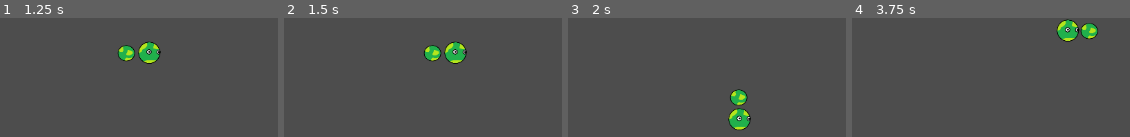
Above: before the commit, frames 1-4 (left to right).
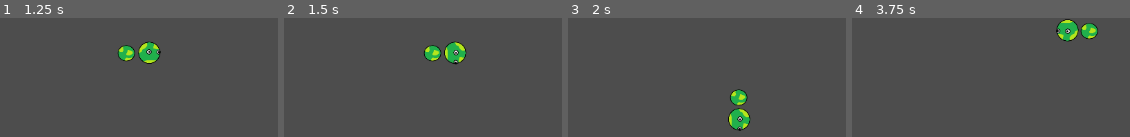
Above: after the commit, the same moments.

Repository: SonOchka/Snake
Game: Godot game, scene res://snake.tscn
Two runs of this game, one before a commit and one after it. Both use one fixed random seed, a clock stepped at 60 frames per second and the inputs below. The project has no main scene, so this scene is started directly.
Inputs:
- Up to frame 1 (1.25 s): hold Right (ui_right) from 0.53 s (still down)
- Up to frame 2 (1.5 s): release Right (ui_right) at 1.28 s; hold Down (ui_down) from 1.28 s (still down)
- Up to frame 3 (2 s): keep holding Down (ui_down)
- Up to frame 4 (3.75 s): release Down (ui_down) at 2.03 s; hold Right (ui_right) 2.03-2.78 s; hold Up (ui_up) 2.78-3.53 s; hold Left (ui_left) from 3.53 s (still down)

Frame 1 is identical in both runs. In frame 2, 0.6% of the frame differs, in the area x 57-66%, y 20-38%; in frame 3, 0.6%; in frame 4, 0.8%, in the area x 73-83%, y 0-21%.

Commit message:
Добавляет вращение головы в сторону движения

Diff:
--- a/head.gd
+++ b/head.gd
@@ -45,6 +45,19 @@
 	elif Input.is_action_just_pressed("ui_right") and current_direction != Direction.LEFT:
 		next_direction = Direction.RIGHT
 
+	rotateHead()
+
+func rotateHead():
+	if next_direction == Direction.UP:
+		rotation_degrees = 270
+	if next_direction == Direction.DOWN:
+		rotation_degrees = 90
+	if next_direction == Direction.RIGHT:
+		rotation_degrees = 0
+	if next_direction == Direction.LEFT:
+		rotation_degrees = 180
+
+
 func move_snake():
 	current_direction = next_direction
 
